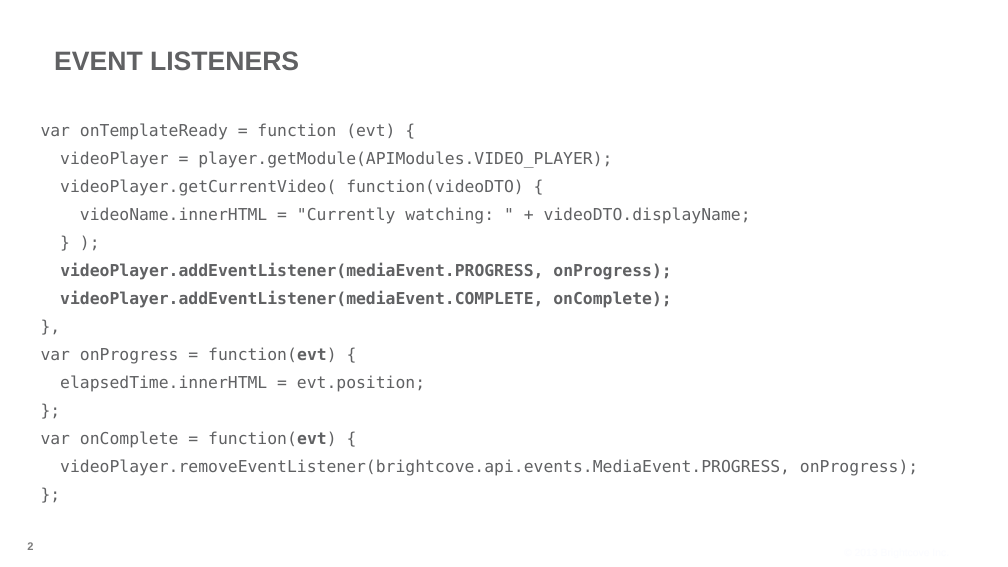
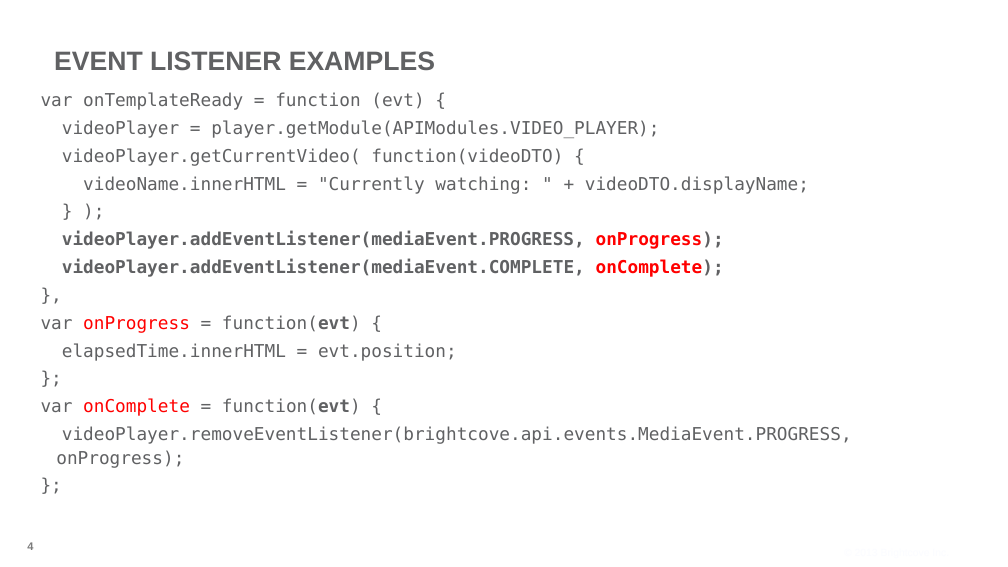
Before and after one commit to BrightcoveLearning/VideoCloudSmartPlayerAPI, a slide deck: slide 4 of VideoSessionsMaterials/v9-event-listeners.pptx (slide 2 before the commit). Drawn at 1008x567 pixels with LibreOffice and Linux fonts; fonts in the diff are those of the drawing; background and template pictures are left out. Boxes give left, top, right and bottom in pixels: in the first picture for what was removed or moved away, otherwise in the second. Text is boxed around its words. In the diff, an @@ line names an element or a change of style, - is before the commit and + after.

Commit message:
Creating/Updating slides for video recordings

```diff
--- a/VideoSessionsMaterials/v9-event-listeners.pptx
+++ b/VideoSessionsMaterials/v9-event-listeners.pptx
@@ title at bbox=[54, 51, 435, 71]: text changed @@
-EVENT LISTENERS
+EVENT LISTENER EXAMPLES
@@ text "var onTemplateReady = function (evt) ...": place and size @@
-text "var onTemplateReady = function (evt) ..." at bbox=[41, 123, 918, 476]
+text "var onTemplateReady = function (evt) ..." at bbox=[41, 92, 852, 468]
@@ text "var onTemplateReady = function (evt) ..." at bbox=[41, 92, 852, 468]: size 22.2 to 24 pt; text colour #606163 to #FF0000 in "onProgress);", "onComplete);", "onProgress", "onComplete"; line spacing 1.2 to 1.1 @@
@@ page number at bbox=[27, 542, 33, 550]: text changed @@
-2
+4
```
Also in this commit, not shown: 1 other slide changed, 2 slides added, 9 other files.
